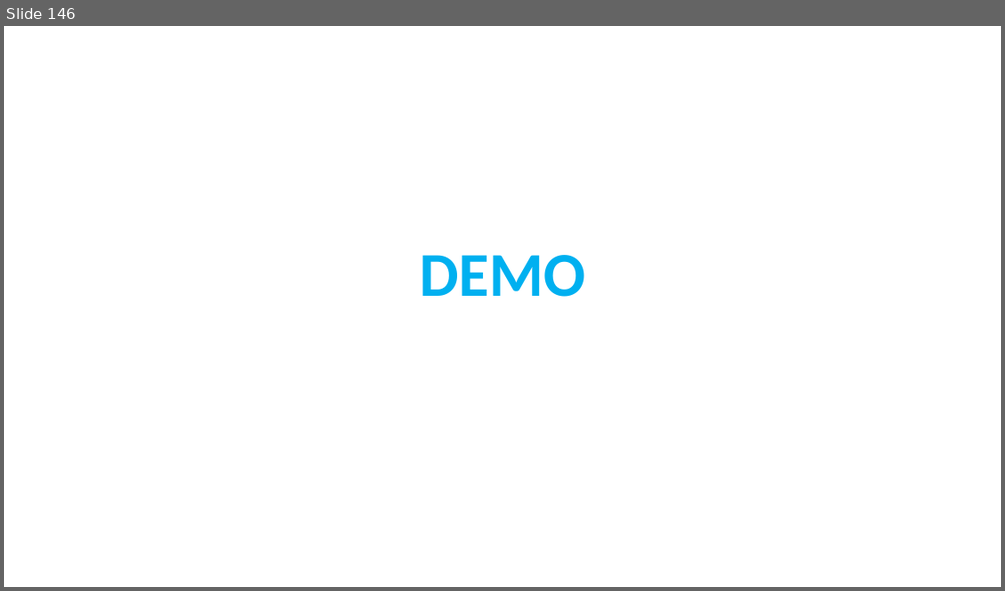
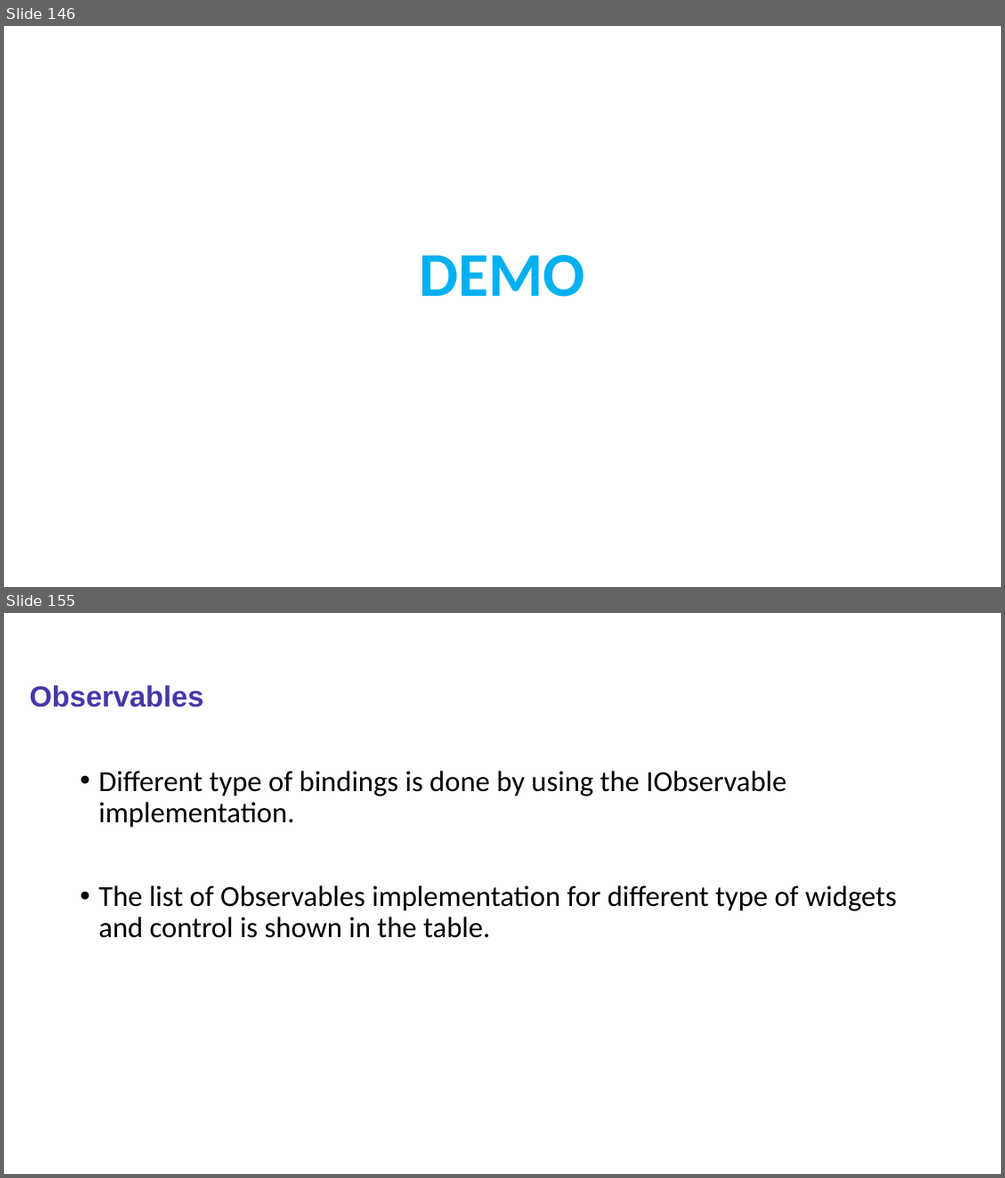
Before and after one commit to sabir123/RCP.Presentations, a slide deck: Eclipse_RCP_Training.pptx. Shown one above the other, each under a label of ours: slide 146 before the commit, slides 146 and 155 after it; the slides between them are not shown. The pictures are 1005x591 and 1005x1178 pixels, drawn with LibreOffice and Linux fonts; fonts in the diff are those of the drawing. Boxes give left, top, right and bottom in pixels: in the first picture for what was removed or moved away, otherwise in the second. Text is boxed around its words. In the diff, an @@ line names an element or a change of style, - is before the commit and + after.

```diff
--- a/Eclipse_RCP_Training.pptx
+++ b/Eclipse_RCP_Training.pptx
@@ slide 155 added at <box>4,613,1001,1174</box>, background #FFFFFF @@
@@ title added at <box>30,685,204,707</box>, 28 pt, text #4538A8, bold @@
+Observables
@@ text added at <box>98,771,897,938</box>, 28 pt, text #000000 @@
+• Different type of bindings is done by using the IObservable implementation.
+• The list of Observables implementation for different type of widgets and control is shown in the table.
```
Also in this commit, not shown: 32 other slides added.
